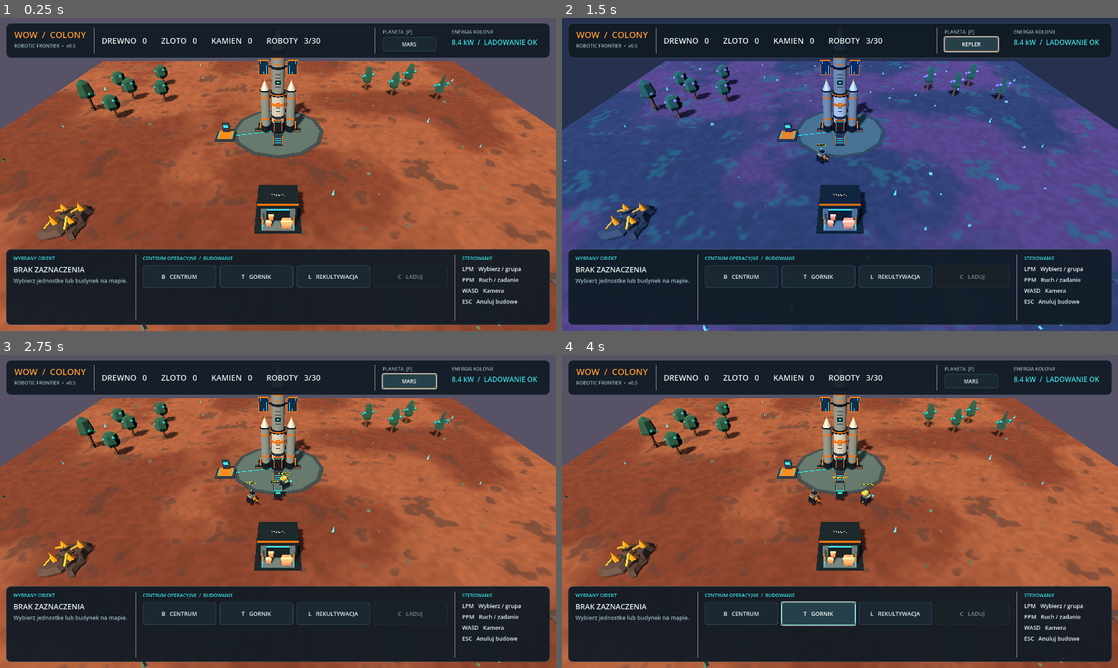
Above: before the commit, frames 1-4 (two rows, left to right).
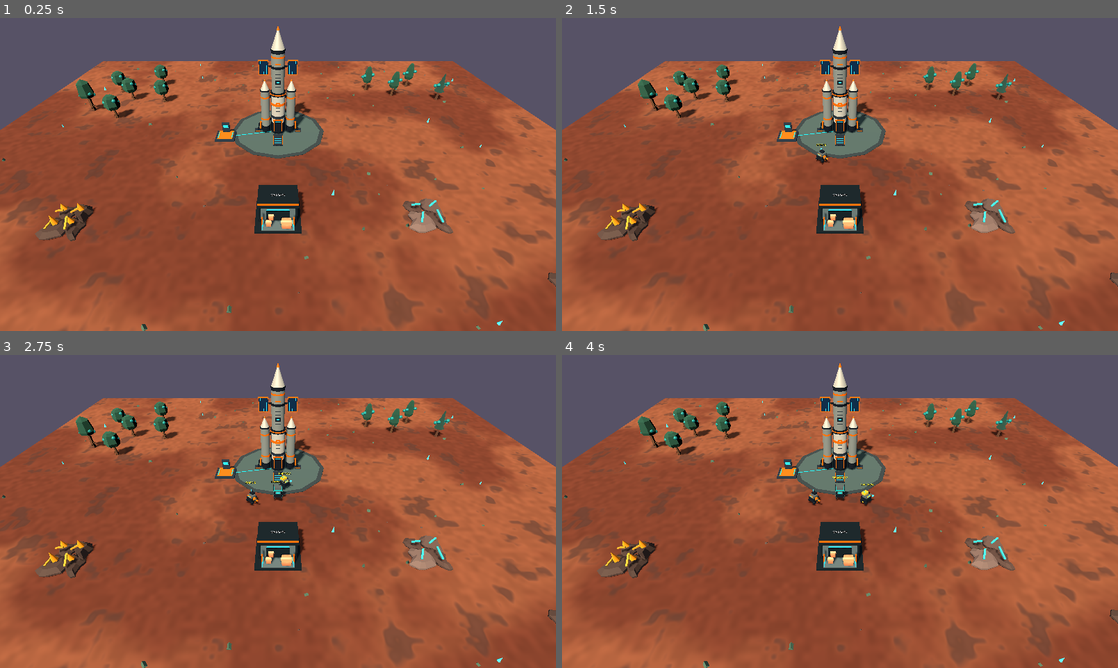
Above: after the commit, the same moments.

Repository: serafin1367/wow
Game: Godot game, scene res://scenes/main.tscn
Two runs of this game, one before a commit and one after it. Both use one fixed random seed, a clock stepped at 60 frames per second and the inputs below.
Inputs (mouse positions are in pixels of both pictures, inside the frame that each line leads up to):
- Up to frame 1 (0.25 s): no input
- Up to frame 2 (1.5 s): click (973, 43) at 0.5 s, where only the run before the commit has a clickable "MARS"; click (973, 43) at 1.25 s, where only the run before the commit has a clickable "ZIEMIA"
- Up to frame 3 (2.75 s): click (411, 380) at 2 s, where only the run before the commit has a clickable "KEPLER"
- Up to frame 4 (4 s): click (739, 614) at 2.75 s, where only the run before the commit has a clickable "B CENTRUM"; click (817, 614) at 3.5 s, where only the run before the commit has a clickable "T GORNIK"

The runs differ from the first frame. In frame 1, 35% of the frame differs, in the area x 1-99%, y 1-98%; in frame 2, 98%, in the area x 0-100%, y 0-100%; in frame 3, 35%; in frame 4, 35%.
Error after the commit: Invalid access to property or key 'mine_requested' on a base object of type 'CanvasLayer (colony_hud.gd)'. (res://scripts/main.gd:616)

Commit message:
feat: first production chain mine placement smelter placement power balancing auto-hauler and metal HUD

Diff:
--- a/scripts/main.gd
+++ b/scripts/main.gd
@@ -14,6 +14,8 @@
 const KENNEY_ASSETS = preload("res://scripts/kenney_assets.gd")
 const PLANET_SCRIPT = preload("res://scripts/planet_environment.gd")
 const DEPOT_VISUAL_SCRIPT = preload("res://scripts/depot_model.gd")
+const MINE_SCRIPT = preload("res://scripts/automated_mine.gd")
+const SMELTER_SCRIPT = preload("res://scripts/automated_smelter.gd")
 const START_PLANET = "Mars"
 const LANDER_POSITION: Vector3 = Vector3(0.0, 0.0, -12.0)
 const CHARGER_POSITION: Vector3 = Vector3(-9.0, 0.0, -10.0)
@@ -25,6 +27,10 @@
 const WORKER_COST: Dictionary = {"wood": 10, "gold": 20}
 const TOWN_HALL_RADIUS: float = 4.5
 const DEPOT_BLOCK_RADIUS: float = 3.2
+const IRON_DEPOSIT_POSITION: Vector3 = Vector3(18.0, 0.0, 8.0)
+const MINE_COST: Dictionary = {"wood": 20, "stone": 10}
+const SMELTER_COST: Dictionary = {"wood": 30, "stone": 20}
+const SMELTER_RADIUS: float = 3.9
 const MAX_WORKERS: int = 30
 const DEPOT_POSITION: Vector3 = Vector3(0.0, 0.0, 8.0)
 const MAP_SIZE: float = 100.0
@@ -36,7 +42,8 @@
 var mouse_down: bool = false
 var is_dragging: bool = false
 var drag_start: Vector2 = Vector2.ZERO
-var resource_totals: Dictionary = {"wood": 0, "gold": 0, "stone": 0}
+# Paczka startowa statku: materiały wystarczą na pierwszy ekstraktor i hute.
+var resource_totals: Dictionary = {"wood": 90, "gold": 0, "stone": 60, "metal": 0}
 var forester_build_mode: bool = false
 var foresters: Array = []
 var build_mode: bool = false
@@ -49,6 +56,11 @@
 var hud = null
 var selected_structure = null
 var planet_env = null
+var factory_mine = null
+var factory_smelter = null
+var mine_build_mode: bool = false
+var smelter_build_mode: bool = false
+var unused_power_kw: float = 0.0
 
 
 func _ready() -> void:
@@ -150,6 +162,7 @@
 
 	_add_deposit("GoldMine", Vector3(-25.0, 0.0, 9.0), Color(0.9, 0.67, 0.12))
 	_add_deposit("StoneQuarry", Vector3(29.0, 0.0, 18.0), Color(0.48, 0.50, 0.53))
+	_add_deposit("IronOreDeposit", IRON_DEPOSIT_POSITION, Color(0.32, 0.40, 0.45))
 
 
 func _add_tree(parent_node: Node3D, coords: Vector2, sapling: bool = false) -> StaticBody3D:
@@ -241,8 +254,8 @@
 
 func _add_deposit(deposit_name: String, location: Vector3, tint: Color) -> void:
 	var deposit = RESOURCE_SCRIPT.new()
-	deposit.resource_type = "gold" if deposit_name == "GoldMine" else "stone"
-	deposit.remaining = 3000 if deposit.resource_type == "gold" else 2000
+	deposit.resource_type = "gold" if deposit_name == "GoldMine" else ("iron_ore" if deposit_name == "IronOreDeposit" else "stone")
+	deposit.remaining = 4500 if deposit.resource_type == "iron_ore" else (3000 if deposit.resource_type == "gold" else 2000)
 	deposit.clearance_radius = 3.6
 	deposit.depleted.connect(_on_resource_depleted)
 	deposit.collision_layer = 4
@@ -371,6 +384,158 @@
 	_set_status("Podglad biomu: %s. To zmiana wygladu mapy, bez teleportacji." % planet_name)
 
 
+func _cancel_build_modes() -> void:
+	build_mode = false
+	forester_build_mode = false
+	mine_build_mode = false
+	smelter_build_mode = false
+
+
+func _toggle_mine_mode() -> void:
+	if mine_build_mode:
+		mine_build_mode = false
+		_set_status("Anulowano budowe kopalni.")
+		return
+	_cancel_build_modes()
+	if factory_mine != null:
+		_set_status("Kopalnia juz istnieje. W tej wersji mozna postawic jedna.")
+		return
+	if not _can_afford(MINE_COST):
+		_set_status("Kopalnia: potrzeba 20 drewna i 10 kamienia.")
+		return
+	mine_build_mode = true
+	_set_status("Wybierz LPM zloze zelaza po prawej stronie mapy, aby postawic kopalnie.")
+
+
+func _try_place_mine(screen_position: Vector2) -> void:
+	var hit := _raycast(screen_position, 4)
+	if hit.is_empty() or hit["collider"].name != "IronOreDeposit":
+		_set_status("Kopalnie stawiamy bezposrednio na zlozu ZELAZA (nie zlota).")
+		return
+	var source = hit["collider"]
+	if source.remaining <= 0 or factory_mine != null:
+		_set_status("To zloze nie jest dostepne.")
+		return
+	if not _spend_resources(MINE_COST):
+		mine_build_mode = false
+		return
+	factory_mine = MINE_SCRIPT.new()
+	factory_mine.ore_source = source
+	factory_mine.position = source.global_position
+	add_child(factory_mine)
+	# Zloze zachowuje ilosc surowca, ale wydobywa je tylko ekstraktor.
+	source.collision_layer = 0
+	source.visible = false
+	source.remove_from_group("resource_nodes")
+	mine_build_mode = false
+	navigation.block_circle(Vector2(source.global_position.x, source.global_position.z), factory_mine.get_access_radius())
+	_update_factory_power()
+	_update_action_buttons()
+	_set_status("Kopalnia uruchomiona! H: postaw hute w poblizu magazynu.")
+	_start_logistics_if_ready()
+
+
+func _toggle_smelter_mode() -> void:
+	if smelter_build_mode:
+		smelter_build_mode = false
+		_set_status("Anulowano budowe huty.")
+		return
+	_cancel_build_modes()
+	if factory_smelter != null:
+		_set_status("Huta juz istnieje. W tej wersji mozna postawic jedna.")
+		return
+	if not _can_afford(SMELTER_COST):
+		_set_status("Huta: potrzeba 30 drewna i 20 kamienia.")
+		return
+	smelter_build_mode = true
+	_set_status("Wybierz LPM wolne miejsce na hute (z dala od rakiety i magazynu).")
+
+
+func _try_place_smelter(screen_position: Vector2) -> void:
+	var hit := _raycast(screen_position, 1)
+	if hit.is_empty():
+		_set_status("Postaw hute na gruncie.")
+		return
+	var hit_pos: Vector3 = hit["position"]
+	var site := Vector3(roundf(hit_pos.x), 0.0, roundf(hit_pos.z))
+	if not _is_smelter_site_clear(site):
+		_set_status("Huta nie zmiesci sie tutaj: odsun ja od przeszkod.")
+		return
+	if not _spend_resources(SMELTER_COST):
+		smelter_build_mode = false
+		return
+	factory_smelter = SMELTER_SCRIPT.new()
+	factory_smelter.position = site
+	add_child(factory_smelter)
+	navigation.block_circle(Vector2(site.x, site.z), SMELTER_RADIUS)
+	smelter_build_mode = false
+	_update_factory_power()
+	_update_action_buttons()
+	_set_status("Huta gotowa. 2 rudy -> 1 metal. Transport uruchamia sie automatycznie.")
+	_start_logistics_if_ready()
+
+
+func _is_smelter_site_clear(site: Vector3) -> bool:
+	if absf(site.x) > 42.0 or absf(site.z) > 42.0:
+		return false
+	if not navigation.is_circle_walkable(Vector2(site.x, site.z), SMELTER_RADIUS):
+		return false
+	if _ground_distance(site, DEPOT_POSITION) < SMELTER_RADIUS + DEPOT_BLOCK_RADIUS + 1.0:
+		return false
+	if _ground_distance(site, LANDER_POSITION) < SMELTER_RADIUS + 4.7:
+		return false
+	if _ground_distance(site, CHARGER_POSITION) < SMELTER_RADIUS + 2.4:
+		return false
+	if town_hall != null and _ground_distance(site, town_hall.global_position) < SMELTER_RADIUS + TOWN_HALL_RADIUS + 0.7:
+		return false
+	for building in foresters:
+		if _ground_distance(site, building.global_position) < SMELTER_RADIUS + FORESTER_RADIUS + 0.7:
+			return false
+	for worker in workers:
+		if _ground_distance(site, worker.global_position) < SMELTER_RADIUS + 0.9:
+			return false
+	return true
+
+
+func _update_factory_power() -> void:
+	if landing_rocket == null or charging_pad == null:
+		return
+	var power: float = landing_rocket.solar_output()
+	if charging_pad.can_charge():
+		power -= charging_pad.REQUIRED_POWER
+	if factory_mine != null:
+		factory_mine.power_enabled = power >= factory_mine.POWER_KW
+		if factory_mine.power_enabled:
+			power -= factory_mine.POWER_KW
+	if factory_smelter != null:
+		factory_smelter.power_enabled = power >= factory_smelter.POWER_KW
+		if factory_smelter.power_enabled:
+			power -= factory_smelter.POWER_KW
+	unused_power_kw = maxf(0.0, power)
+
+
+func _start_logistics_if_ready() -> void:
+	if factory_mine == null or factory_smelter == null:
+		return
+	for robot in workers:
+		if robot.robot_role == "hauler":
+			robot.command_factory_route(factory_mine, factory_smelter, navigation, DEPOT_POSITION)
+			_set_status("Automatyka: transportowiec odbiera rude, wiezie do huty i dostarcza metal.")
+			return
+
+
+func _assign_factory_haulers(robots: Array) -> void:
+	if factory_mine == null or factory_smelter == null:
+		_set_status("Najpierw postaw kopalnie (M) i hute (H).")
+		return
+	var assigned: int = 0
+	for robot in robots:
+		if robot.robot_role == "hauler":
+			robot.command_factory_route(factory_mine, factory_smelter, navigation, DEPOT_POSITION)
+			assigned += 1
+	_set_status("Transport przydzielony: %d robot(ow). PPM na ziemi przerywa zadanie." % assigned)
+
+
 func _on_resource_depleted(resource, clearance_radius: float) -> void:
 	var p: Vector3 = resource.global_position
 	navigation.unblock_circle(Vector2(p.x, p.z), clearance_radius)
@@ -448,6 +613,8 @@
 	hud.build_forester_requested.connect(_toggle_forester_mode)
 	hud.train_robot_requested.connect(_train_worker)
 	hud.charge_requested.connect(_charge_selected)
+	hud.mine_requested.connect(_toggle_mine_mode)
+	hud.smelter_requested.connect(_toggle_smelter_mode)
 	hud.planet_change_requested.connect(_cycle_planet)
 	add_child(hud)
 
@@ -466,6 +633,7 @@
 	hud_elapsed += delta
 	if hud_elapsed >= 0.25:
 		hud_elapsed = 0.0
+		_update_factory_power()
 		_update_colony_hud()
 
 
@@ -474,6 +642,7 @@
 		return
 	if landing_rocket != null and charging_pad != null:
 		hud.set_power(landing_rocket.solar_output(), charging_pad.can_charge())
+		hud.set_power_balance(unused_power_kw)
 
 	if selected_workers.size() == 1:
 		var robot = selected_workers[0]
@@ -489,6 +658,10 @@
 			hud.set_structure("CENTRUM DOWODZENIA", "Produkcja robotow: klawisz T.")
 		elif selected_structure in foresters:
 			hud.set_structure("MODUL REKULTYWACJI", "Odnawianie drzew: cykl 8 sekund.")
+		elif selected_structure == factory_mine:
+			hud.set_structure("KOPALNIA ZELAZA", factory_mine.describe())
+		elif selected_structure == factory_smelter:
+			hud.set_structure("HUTA METALU", factory_smelter.describe())
 		else:
 			hud.set_no_selection()
 	else:
@@ -521,9 +694,14 @@
 		if event.keycode == KEY_P:
 			_cycle_planet()
 			return
-		if event.keycode == KEY_ESCAPE and (build_mode or forester_build_mode):
-			build_mode = false
-			forester_build_mode = false
+		if event.keycode == KEY_M:
+			_toggle_mine_mode()
+			return
+		if event.keycode == KEY_H:
+			_toggle_smelter_mode()
+			return
+		if event.keycode == KEY_ESCAPE and (build_mode or forester_build_mode or mine_build_mode or smelter_build_mode):
+			_cancel_build_modes()
 			_set_status("Anulowano budowe.")
 			return
 
@@ -539,6 +717,14 @@
 		return
 
 	if event.button_index == MOUSE_BUTTON_LEFT:
+		if mine_build_mode:
+			if event.pressed:
+				_try_place_mine(event.position)
+			return
+		if smelter_build_mode:
+			if event.pressed:
+				_try_place_smelter(event.position)
+			return
 		if forester_build_mode:
 			if event.pressed:
 				_try_place_forester(event.position)
@@ -561,9 +747,8 @@
 			is_dragging = false
 
 	elif event.button_index == MOUSE_BUTTON_RIGHT and event.pressed:
-		if build_mode or forester_build_mode:
-			build_mode = false
-			forester_build_mode = false
+		if build_mode or forester_build_mode or mine_build_mode or smelter_build_mode:
+			_cancel_build_modes()
 			_set_status("Anulowano budowe.")
 		else:
 			_command_move_selected(event.position)
@@ -580,7 +765,7 @@
 	var building_hit := _raycast(screen_position, 8)
 	if building_hit.has("collider"):
 		var structure = building_hit["collider"]
-		if structure == landing_rocket or structure == charging_pad or structure == town_hall or structure in foresters:
+		if structure == landing_rocket or structure == charging_pad or structure == town_hall or structure in foresters or structure == factory_mine or structure == factory_smelter:
 			selected_structure = structure
 			if structure == town_hall:
 				_set_status("Centrum: T szkoli kolejnego gornika.")
@@ -590,6 +775,10 @@
 				_set_status("Wybierz technika i kliknij PPM na rakiecie, aby ja naprawic.")
 			elif structure == charging_pad:
 				_set_status("Ladowarka: C wysyla zaznaczone roboty do ladowania.")
+			elif structure == factory_mine:
+				_set_status("Kopalnia: %s" % factory_mine.describe())
+			elif structure == factory_smelter:
+				_set_status("Huta: %s" % factory_smelter.describe())
 
 
 func _select_in_rectangle(rectangle: Rect2, additive: bool) -> void:
@@ -614,6 +803,12 @@
 	var resource_hit := _raycast(screen_position, 4)
 	if resource_hit.has("collider"):
 		var clicked_object = resource_hit["collider"]
+		if clicked_object == factory_mine or clicked_object == factory_smelter:
+			_assign_factory_haulers(selected_workers)
+			return
+		if clicked_object.has_method("harvest") and clicked_object.resource_type == "iron_ore":
+			_set_status("Ruda zelaza wymaga kopalni: M, a potem LPM na zlozu.")
+			return
 		if clicked_object.has_method("harvest"):
 			for worker in selected_workers:
 				if worker.robot_role != "engineer":
@@ -691,6 +886,8 @@
 
 
 func _toggle_build_mode() -> void:
+	mine_build_mode = false
+	smelter_build_mode = false
 	if forester_build_mode:
 		forester_build_mode = false
 	if town_hall != null:
@@ -757,6 +954,8 @@
 
 
 func _toggle_forester_mode() -> void:
+	mine_build_mode = false
+	smelter_build_mode = false
 	if build_mode:
 		build_mode = false
 	if forester_build_mode:
@@ -954,6 +1153,7 @@
 			foresters.size() >= MAX_FORESTERS,
 			not selected_workers.is_empty()
 		)
+		hud.set_factory_availability(factory_mine != null, factory_smelter != null)
 
 
 func _on_resource_delivered(resource_type: String, amount: int) -> void:
@@ -970,6 +1170,7 @@
 		int(resource_totals["wood"]),
 		int(resource_totals["gold"]),
 		int(resource_totals["stone"]),
+		int(resource_totals["metal"]),
 		workers.size(),
 		MAX_WORKERS
 	)
